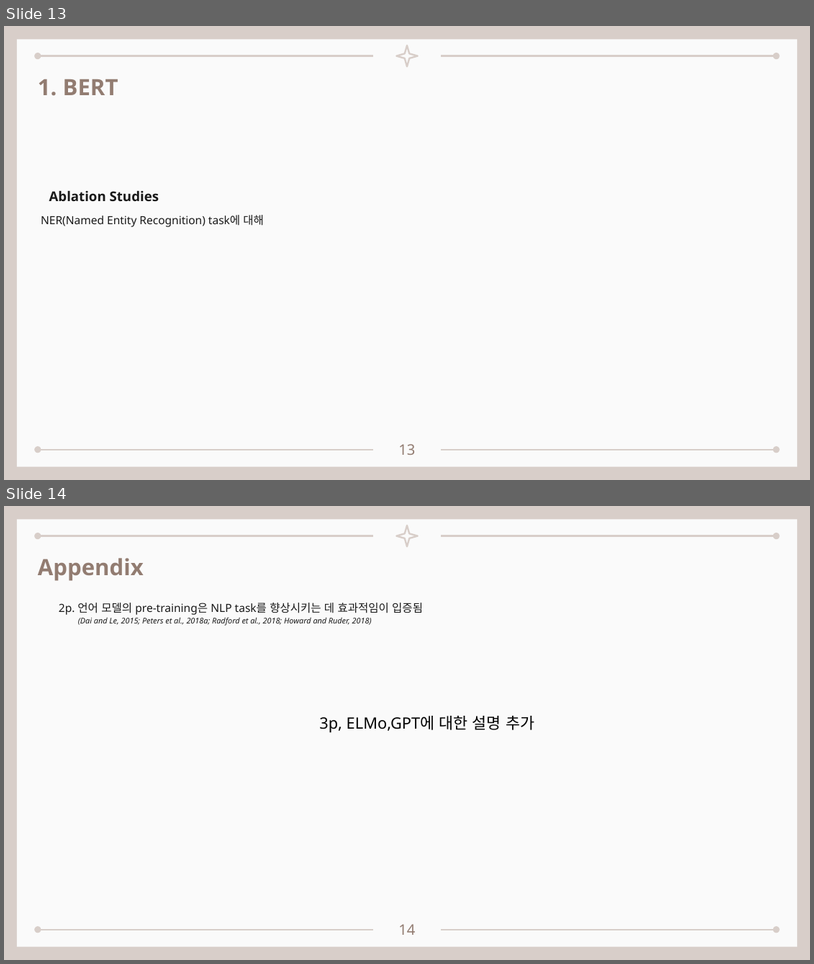
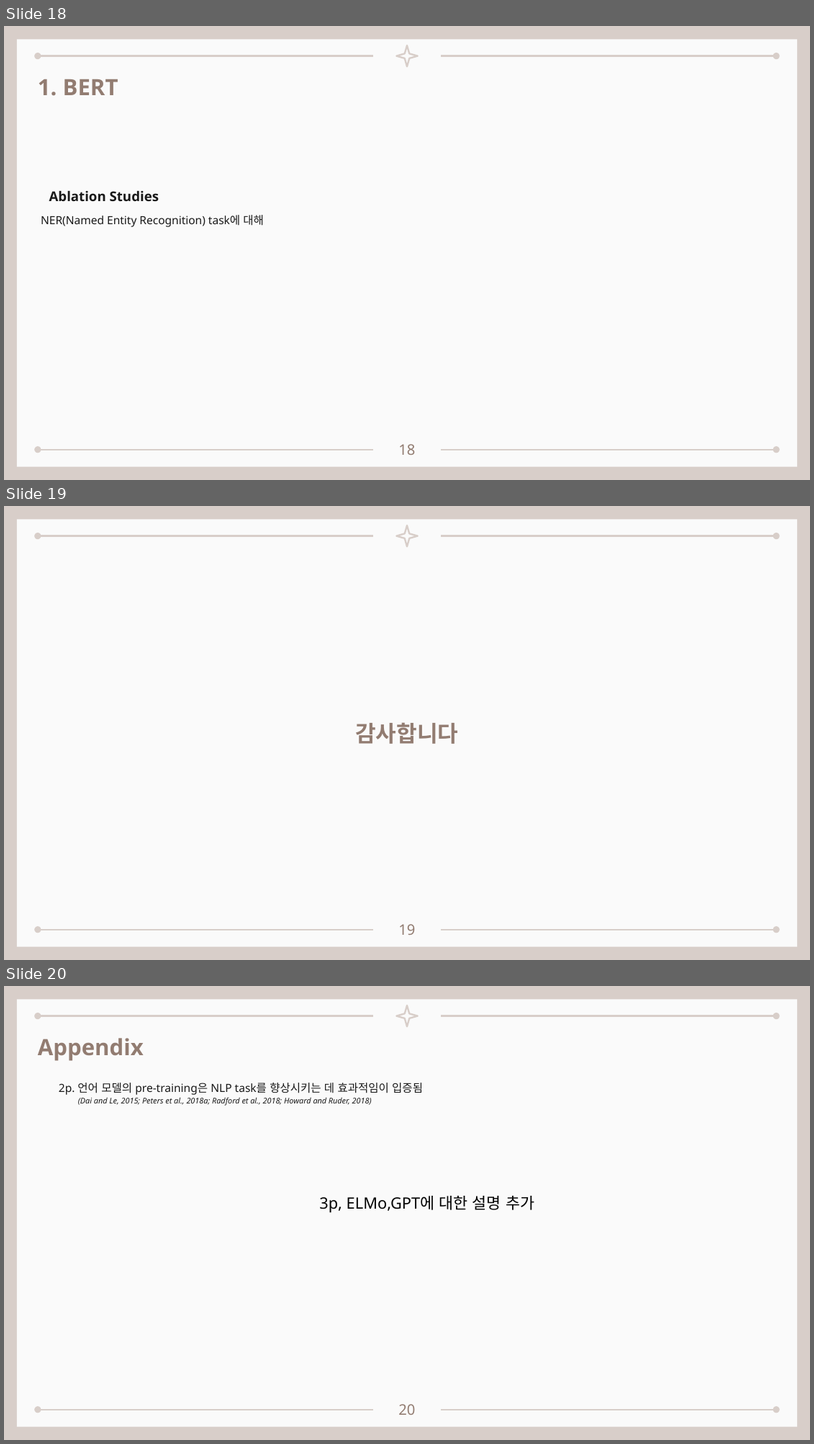
Before and after one commit to seungdeng/DELab, a slide deck: PPT/DSLab_이승건_BERT멘토링발표.pptx. Shown one above the other, each under a label of ours: slides 13 and 14 before the commit, slides 18, 19 and 20 after it. The pictures are 814x964 and 814x1444 pixels, drawn with LibreOffice and Linux fonts; fonts in the diff are those of the drawing. Boxes give left, top, right and bottom in pixels: in the first picture for what was removed or moved away, otherwise in the second. Text is boxed around its words. In the diff, an @@ line names an element or a change of style, - is before the commit and + after.

```diff
--- a/PPT/DSLab_이승건_BERT멘토링발표.pptx
+++ b/PPT/DSLab_이승건_BERT멘토링발표.pptx
@@ slide 19 added at <box>4,506,810,960</box>, background #D8CEC9; not listed: 6 template elements that a slide beside it also shows @@
@@ text added at <box>355,722,458,744</box>, 20 pt, text #927C71, bold @@
+감사합니다
@@ page number added at <box>399,924,415,934</box>, 13 pt, text #927C71 @@
+19
@@ what was slide 13 is now slide 18 @@
@@ page number at <box>399,444,415,454</box>: text changed @@
-13
+18
@@ what was slide 14 is now slide 20 @@
@@ page number at <box>399,1404,415,1414</box>: text changed @@
-14
+20
```
Also in this commit, not shown: 6 slides changed, 5 other slides added, 9 slides removed.
